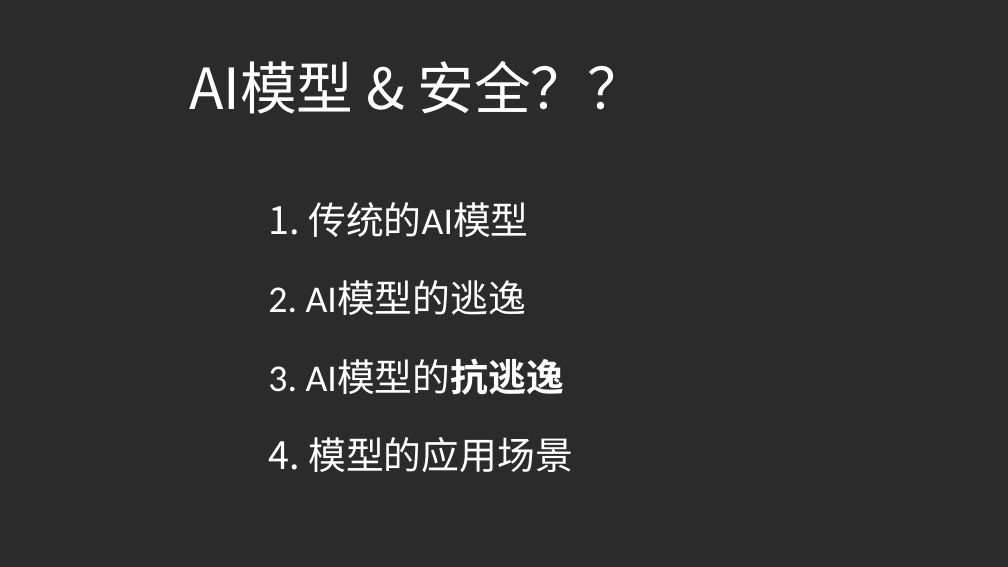
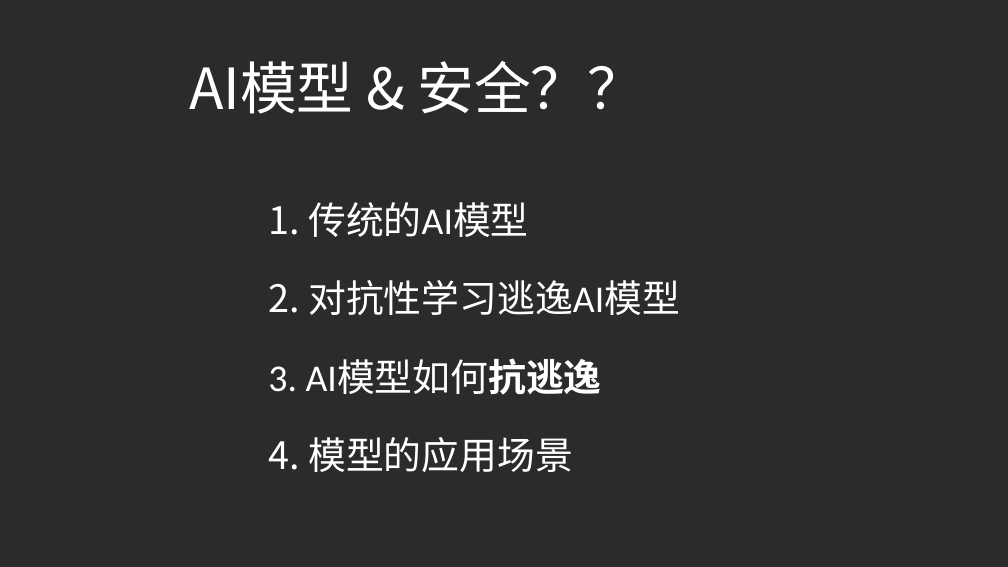
Before and after one commit to Yonahwang/God_with_me, a slide deck: slide 2 of 3Q2018/Q3季度汇报/fengjiao-Deepbule.pptx. Drawn at 1008x567 pixels with LibreOffice and Linux fonts; fonts in the diff are those of the drawing; background and template pictures are left out; a plain dark background stands for a picture behind light text. Boxes give left, top, right and bottom in pixels: in the first picture for what was removed or moved away, otherwise in the second. Text is boxed around its words. In the diff, an @@ line names an element or a change of style, - is before the commit and + after.

```diff
--- a/3Q2018/Q3季度汇报/fengjiao-Deepbule.pptx
+++ b/3Q2018/Q3季度汇报/fengjiao-Deepbule.pptx
@@ text at (306,280,680,395): text changed @@
-2. AI模型的逃逸
-3. AI模型的抗逃逸
+2. 对抗性学习逃逸AI模型
+3. AI模型如何抗逃逸
```
Also in this commit, not shown: 3 other files.
